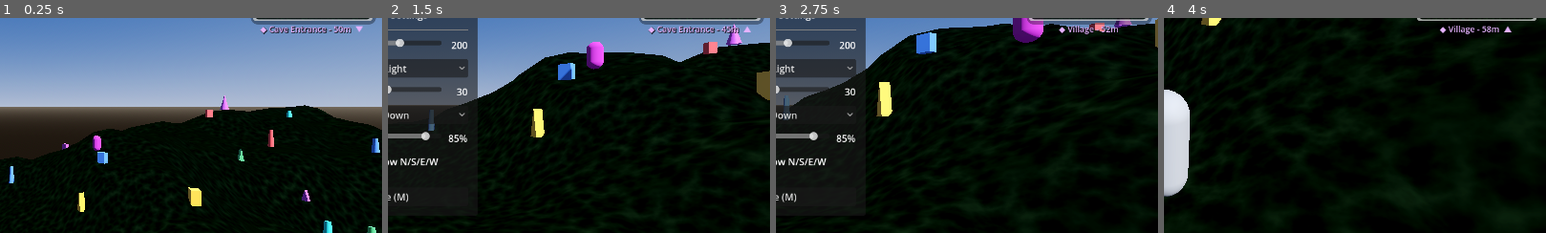
Above: before the commit, frames 1-4 (left to right).
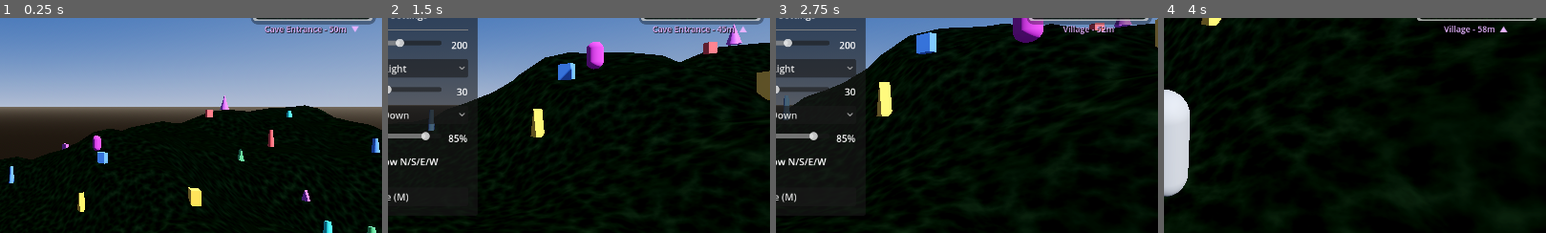
Above: after the commit, the same moments.

Repository: graydwarf/nibble-minimap-gold
Game: Godot game, scene res://scenes/main/main.tscn
The game is run twice, just before and just after one commit, with the same random seed, the same clock (stepped at 60 frames per second) and the same inputs.
Inputs (mouse positions are % of the whole screen's width and height, from its top left):
- Up to frame 1 (0.25 s): no input
- Up to frame 2 (1.5 s): tap Enter at 0.5 s; move the mouse to (55, 50) at 0.52 s; hold Shift (sprint) 0.53-1.28 s; hold W (move_forward) from 0.53 s (still down); click (55, 50) at 0.67 s; move the mouse to (45, 50) at 1.27 s; tap M at 1.35 s
- Up to frame 3 (2.75 s): move the mouse to (60, 28) at 2.02 s; release W (move_forward) at 2.03 s; hold D (move_right) from 2.03 s (still down); tap Tab at 2.1 s
- Up to frame 4 (4 s): move the mouse to (45, 70) at 2.77 s; release D (move_right) at 2.78 s; hold W (move_forward) from 2.78 s (still down); tap V at 2.85 s; click (45, 70) at 2.92 s; move the mouse to (57, 51) at 3.52 s; hold Shift (sprint) from 3.53 s (still down)
The pictures show only the part of the screen within x 50-100%, y 29-79%; the shares and areas given below are measured in that part.

The runs differ from the first frame. In frame 1, 0.6% of the frame differs, in the area x 68-95%, y 3-8%; in frame 2, 0.6%; in frame 3, 0.3%; in frame 4, 0.4%.

Commit message:
Replace Unicode symbols with 3D meshes for web compatibility
- Distance label: removed diamond prefix (edge arrows draw it visually)
- Waypoint marker: replaced Label3D diamond with 3D diamond mesh
- POI marker: replaced triangle text with 3D triangle mesh for elevation
- Compass bar symbols remain as-is (disabled by default)

Diff:
--- a/scenes/minimap/minimap.gd
+++ b/scenes/minimap/minimap.gd
@@ -557,11 +557,11 @@
 	else:
 		dist_text = "%dm" % int(distance)
 
-	# Set label text
+	# Set label text (no Unicode symbol - edge arrows draw the diamond visually)
 	if waypoint_label.is_empty():
-		_distance_label.text = "◆ %s" % dist_text
+		_distance_label.text = dist_text
 	else:
-		_distance_label.text = "◆ %s - %s" % [waypoint_label, dist_text]
+		_distance_label.text = "%s - %s" % [waypoint_label, dist_text]
 
 	# Determine elevation indicator (icon for above/below, hidden if same level)
 	var waypoint_pos: Vector3 = _waypoints[_active_waypoint_id].position
--- a/scenes/minimap/poi_marker_3d.gd
+++ b/scenes/minimap/poi_marker_3d.gd
@@ -32,7 +32,8 @@
 }
 
 var _label_3d: Label3D = null
-var _elevation_label: Label3D = null  # Shows ▲ or ▼
+var _elevation_mesh: MeshInstance3D = null  # 3D triangle for elevation
+var _elevation_material: StandardMaterial3D = null
 var _base_y: float = 2.0
 var _bob_speed: float = 2.0
 var _bob_height: float = 0.5
@@ -126,49 +127,77 @@
 	# Create elevation indicator label (hidden by default)
 	_create_elevation_label()
 
+# Creates a 3D triangle mesh for elevation indicator (web compatible)
 func _create_elevation_label() -> void:
-	_elevation_label = Label3D.new()
-	_elevation_label.name = "ElevationIndicator"
-	_elevation_label.text = ""  # Set dynamically
-	_elevation_label.font_size = 36
-	_elevation_label.pixel_size = 0.04
-	_elevation_label.billboard = BaseMaterial3D.BILLBOARD_ENABLED
-	_elevation_label.no_depth_test = true
-	_elevation_label.modulate = marker_color
-	_elevation_label.outline_size = 4
-	_elevation_label.outline_modulate = Color(0.1, 0.1, 0.1)
-	_elevation_label.position.y = _base_y + 1.2  # Above main marker
-	_elevation_label.layers = 1 << (MINIMAP_LAYER - 1)
-	_elevation_label.visible = false
-	_elevation_label.render_priority = 100  # Always on top
-	add_child(_elevation_label)
+	_elevation_mesh = MeshInstance3D.new()
+	_elevation_mesh.name = "ElevationIndicator"
+	_elevation_mesh.mesh = _create_triangle_mesh()
+
+	_elevation_material = StandardMaterial3D.new()
+	_elevation_material.albedo_color = marker_color
+	_elevation_material.shading_mode = BaseMaterial3D.SHADING_MODE_UNSHADED
+	_elevation_material.cull_mode = BaseMaterial3D.CULL_DISABLED
+	_elevation_material.render_priority = 100  # Always on top
+	_elevation_mesh.material_override = _elevation_material
+
+	_elevation_mesh.position.y = _base_y + 1.2  # Above main marker
+	_elevation_mesh.layers = 1 << (MINIMAP_LAYER - 1)
+	_elevation_mesh.visible = false
+	add_child(_elevation_mesh)
+
+# Creates a simple triangle mesh (pointing up by default)
+func _create_triangle_mesh() -> ArrayMesh:
+	var mesh := ArrayMesh.new()
+	var surface := SurfaceTool.new()
+	surface.begin(Mesh.PRIMITIVE_TRIANGLES)
+
+	var size := 0.4  # Triangle size
+
+	# Triangle vertices (pointing up)
+	var top := Vector3(0, size / 2, 0)
+	var bottom_left := Vector3(-size / 2, -size / 2, 0)
+	var bottom_right := Vector3(size / 2, -size / 2, 0)
+
+	# Front face
+	surface.add_vertex(top)
+	surface.add_vertex(bottom_left)
+	surface.add_vertex(bottom_right)
+
+	# Back face (reversed for visibility from behind)
+	surface.add_vertex(top)
+	surface.add_vertex(bottom_right)
+	surface.add_vertex(bottom_left)
+
+	surface.generate_normals()
+	surface.commit(mesh)
+	return mesh
 
 func _update_elevation_indicator() -> void:
-	if not show_elevation_indicator or not _elevation_label or not player_ref:
-		if _elevation_label:
-			_elevation_label.visible = false
+	if not show_elevation_indicator or not _elevation_mesh or not player_ref:
+		if _elevation_mesh:
+			_elevation_mesh.visible = false
 		return
 
 	if not is_instance_valid(player_ref):
-		_elevation_label.visible = false
+		_elevation_mesh.visible = false
 		return
 
 	var height_diff := global_position.y - player_ref.global_position.y
 
 	if absf(height_diff) < elevation_threshold:
-		_elevation_label.visible = false
+		_elevation_mesh.visible = false
 	elif height_diff > 0:
-		# Marker is above player
-		_elevation_label.text = "▲"
-		_elevation_label.visible = true
+		# Marker is above player - triangle points up
+		_elevation_mesh.rotation_degrees.z = 0
+		_elevation_mesh.visible = true
 	else:
-		# Marker is below player
-		_elevation_label.text = "▼"
-		_elevation_label.visible = true
-
-	# Sync elevation label position with main label bob
-	if _label_3d and _elevation_label.visible:
-		_elevation_label.position.y = _label_3d.position.y + 1.2
+		# Marker is below player - triangle points down (flip 180°)
+		_elevation_mesh.rotation_degrees.z = 180
+		_elevation_mesh.visible = true
+
+	# Sync elevation mesh position with main label bob
+	if _label_3d and _elevation_mesh.visible:
+		_elevation_mesh.position.y = _label_3d.position.y + 1.2
 
 func set_player_reference(player: Node3D) -> void:
 	player_ref = player
--- a/scenes/minimap/waypoint_marker_3d.gd
+++ b/scenes/minimap/waypoint_marker_3d.gd
@@ -16,7 +16,8 @@
 		is_active = value
 		_update_visual_state()
 
-var _diamond: Label3D = null
+var _diamond: MeshInstance3D = null
+var _diamond_material: StandardMaterial3D = null
 var _beam: MeshInstance3D = null
 var _base_y: float = 3.0
 var _bob_speed: float = 3.0
@@ -66,30 +67,63 @@
 	_beam.layers = 1 << (MINIMAP_LAYER - 1)  # Only visible to minimap
 	add_child(_beam)
 
-	# Create diamond marker
-	_diamond = Label3D.new()
-	_diamond.text = "◆"
-	_diamond.font_size = 96
-	_diamond.pixel_size = 0.04
-	_diamond.billboard = BaseMaterial3D.BILLBOARD_ENABLED
-	_diamond.no_depth_test = true
-	_diamond.modulate = waypoint_color
-	_diamond.outline_size = 6
+	# Create diamond marker (3D mesh instead of Unicode text for web compatibility)
+	_diamond = MeshInstance3D.new()
+	var diamond_mesh := _create_diamond_mesh()
+	_diamond.mesh = diamond_mesh
+
+	_diamond_material = StandardMaterial3D.new()
+	_diamond_material.albedo_color = waypoint_color
+	_diamond_material.shading_mode = BaseMaterial3D.SHADING_MODE_UNSHADED
+	_diamond_material.cull_mode = BaseMaterial3D.CULL_DISABLED
+	_diamond.material_override = _diamond_material
 	_diamond.layers = 1 << (MINIMAP_LAYER - 1)  # Only visible to minimap
-	_diamond.outline_modulate = Color(0.1, 0.05, 0.15)
 	_diamond.position.y = _base_y
 	add_child(_diamond)
 
 	_update_visual_state()
 
+# Creates a 3D diamond mesh (two pyramids joined at base)
+func _create_diamond_mesh() -> ArrayMesh:
+	var mesh := ArrayMesh.new()
+	var surface := SurfaceTool.new()
+	surface.begin(Mesh.PRIMITIVE_TRIANGLES)
+
+	var size := 0.8  # Diamond width/depth
+	var height := 1.2  # Total height
+
+	# Diamond vertices: top, middle 4 corners, bottom
+	var top := Vector3(0, height / 2, 0)
+	var bottom := Vector3(0, -height / 2, 0)
+	var front := Vector3(0, 0, size / 2)
+	var back := Vector3(0, 0, -size / 2)
+	var left := Vector3(-size / 2, 0, 0)
+	var right := Vector3(size / 2, 0, 0)
+
+	# Top pyramid (4 triangles)
+	surface.add_vertex(top); surface.add_vertex(front); surface.add_vertex(right)
+	surface.add_vertex(top); surface.add_vertex(right); surface.add_vertex(back)
+	surface.add_vertex(top); surface.add_vertex(back); surface.add_vertex(left)
+	surface.add_vertex(top); surface.add_vertex(left); surface.add_vertex(front)
+
+	# Bottom pyramid (4 triangles)
+	surface.add_vertex(bottom); surface.add_vertex(right); surface.add_vertex(front)
+	surface.add_vertex(bottom); surface.add_vertex(back); surface.add_vertex(right)
+	surface.add_vertex(bottom); surface.add_vertex(left); surface.add_vertex(back)
+	surface.add_vertex(bottom); surface.add_vertex(front); surface.add_vertex(left)
+
+	surface.generate_normals()
+	surface.commit(mesh)
+	return mesh
+
 func _update_visual_state() -> void:
-	if not _diamond or not _beam:
+	if not _diamond or not _beam or not _diamond_material:
 		return
 
 	if is_active:
 		_diamond.scale = Vector3.ONE * ACTIVE_SCALE
-		_diamond.modulate = waypoint_color
-		_diamond.modulate.a = 1.0
+		_diamond_material.albedo_color = waypoint_color
+		_diamond_material.albedo_color.a = 1.0
 
 		var beam_mat := _beam.material_override as StandardMaterial3D
 		if beam_mat:
@@ -97,8 +131,8 @@
 			beam_mat.albedo_color.a = 0.5
 	else:
 		_diamond.scale = Vector3.ONE * INACTIVE_SCALE
-		_diamond.modulate = waypoint_color
-		_diamond.modulate.a = INACTIVE_ALPHA
+		_diamond_material.albedo_color = waypoint_color
+		_diamond_material.albedo_color.a = INACTIVE_ALPHA
 
 		var beam_mat := _beam.material_override as StandardMaterial3D
 		if beam_mat:
@@ -108,18 +142,18 @@
 	_apply_priority()
 
 func _apply_priority() -> void:
-	if not _diamond:
-		return
-	var priority := waypoint_priority
-	if is_active:
-		priority += ACTIVE_PRIORITY_BONUS
-	_diamond.render_priority = priority
-	# Note: MeshInstance3D doesn't have render_priority; beam renders via material
+	# MeshInstance3D uses material render priority
+	if _diamond_material:
+		var priority := waypoint_priority
+		if is_active:
+			priority += ACTIVE_PRIORITY_BONUS
+		_diamond_material.render_priority = priority
 
 func set_waypoint_color(color: Color) -> void:
 	waypoint_color = color
-	if _diamond:
-		_diamond.modulate = color
+	if _diamond_material:
+		_diamond_material.albedo_color = color
+		_diamond_material.albedo_color.a = 1.0 if is_active else INACTIVE_ALPHA
 	if _beam:
 		var beam_mat := _beam.material_override as StandardMaterial3D
 		if beam_mat:
